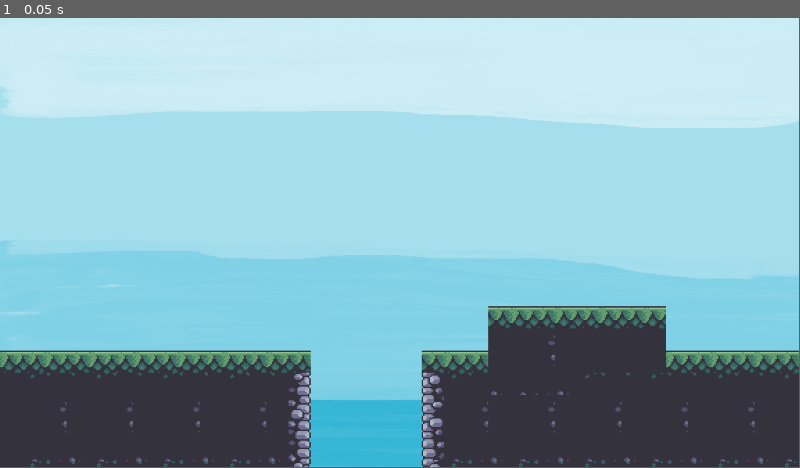
Above: before the commit, frame 1.
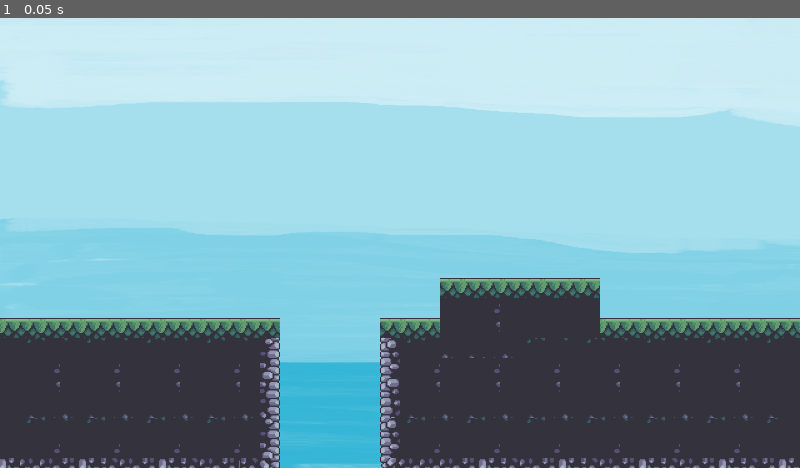
Above: after the commit, the same moment.

Repository: Abint03/pelusasadventure
Game: Godot game, scene res://scenes/gamescene.tscn
The game is run twice, just before and just after one commit, with the same random seed, the same clock (stepped at 60 frames per second) and the same inputs. Before the commit the project has no main scene; this scene is started directly in both runs.
Inputs:
- Up to frame 1 (0.05 s): no input
In our replay, the window is 799x449 before the commit and 800x450 after it. These sizes can differ from the game's own. Grey fills any space a smaller window leaves; there, only what the larger window draws over its background counts as a difference.

The runs differ from the first frame. In frame 1, 21% of the frame differs, in the area x 0-100%, y 0-100%.

Commit message:
Game display 720x1280

Diff:
--- a/game/project.godot
+++ b/game/project.godot
@@ -11,5 +11,11 @@
 [application]
 
 config/name="Pelusa's Adventure"
+run/main_scene="res://scenes/gamescene.tscn"
 config/features=PackedStringArray("4.2", "Forward Plus")
 config/icon="res://icon.svg"
+
+[display]
+
+window/size/viewport_width=1280
+window/size/viewport_height=720
